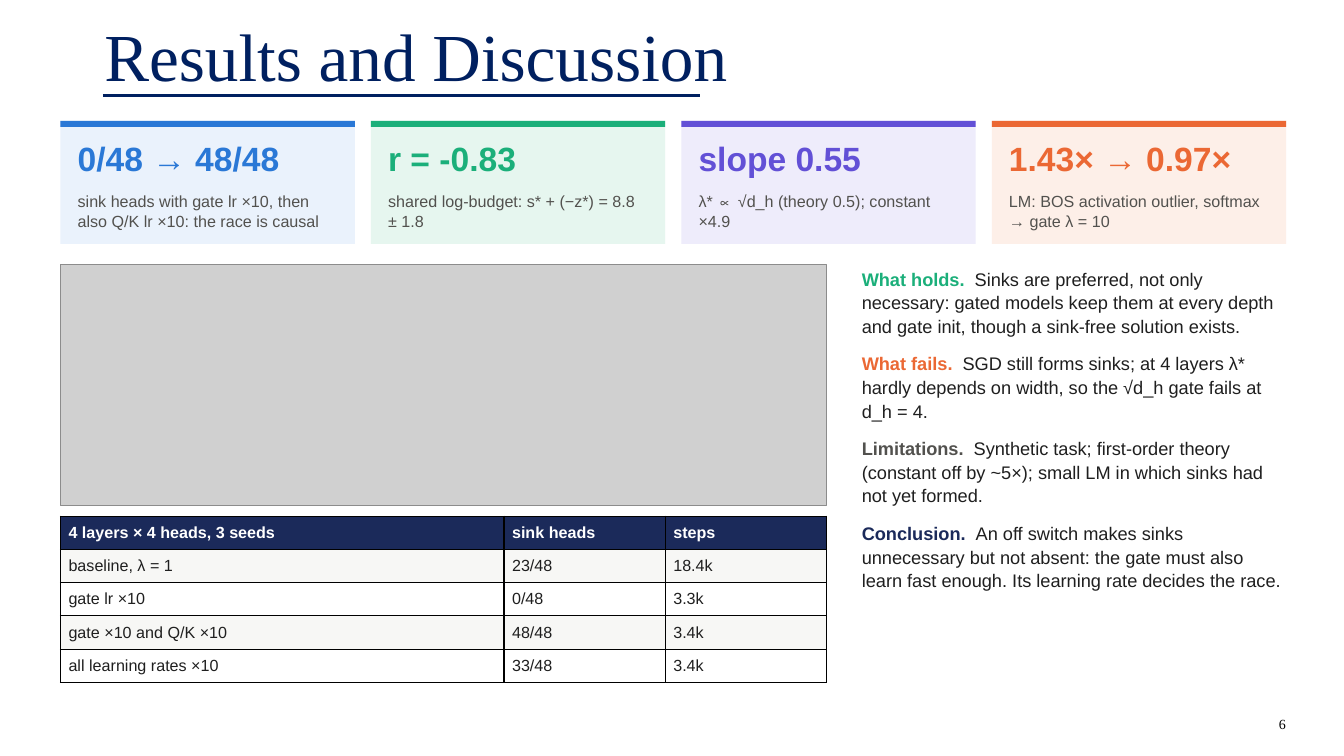
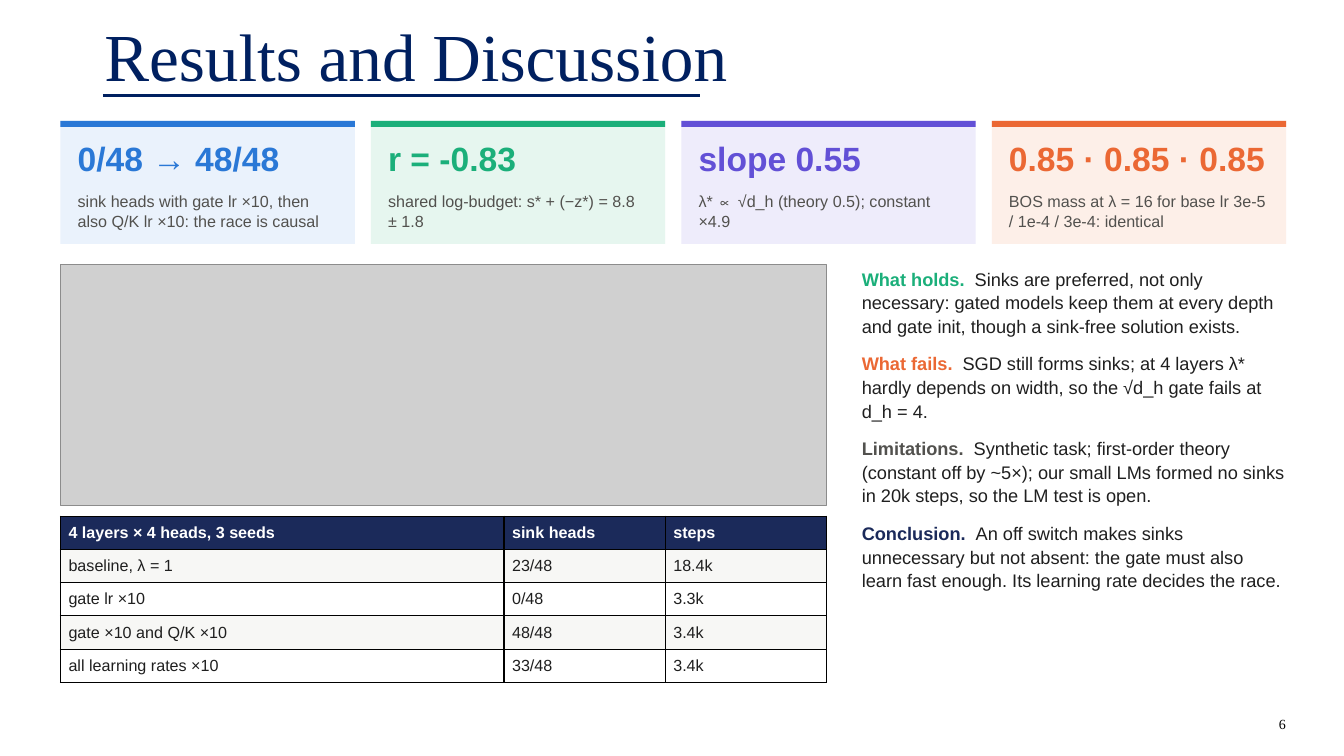
Before and after one commit to Adityakariwal/fllm-final-project, a slide deck: slide 6 of ppt/G28_presentation.pptx. Drawn at 1344x756 pixels with LibreOffice and Linux fonts; fonts in the diff are those of the drawing; grey boxes stand for pictures. Boxes give left, top, right and bottom in pixels: in the first picture for what was removed or moved away, otherwise in the second. Text is boxed around its words. In the diff, an @@ line names an element or a change of style, - is before the commit and + after.

Commit message:
Add LM run 2 and finalise report and slides
- results/lm: run 2 (packed random-offset chunks, 20k steps, 4 variants);
  no attention sink forms in any variant, so the LM evidence is reported as
  inconclusive (abstract, Sec. 9, contributions, limitations)
- report: run-2 paragraph and appendix figure (fig_lm2), model count 558,
  code URL; all numbers cross-checked against results/summary.json
- ppt: results card replaced by the base-lr invariance result; LM limitation
  updated; deck and PDF rebuilt
- README / reproduce.sh: LM run 2 (kaggle/jobs_lm2.txt)

```diff
--- a/ppt/G28_presentation.pptx
+++ b/ppt/G28_presentation.pptx
@@ text at box(1009, 147, 1264, 172): text changed @@
-1.43× → 0.97×
+0.85 · 0.85 · 0.85
@@ text at box(1009, 195, 1265, 227): text changed @@
-LM: BOS activation outlier, softmax → gate λ = 10
+BOS mass at λ = 16 for base lr 3e-5 / 1e-4 / 3e-4: identical
@@ text at box(862, 441, 1284, 506): text changed @@
-Limitations. Synthetic task; first-order theory (constant off by ~5×); small LM in which sinks had not yet formed.
+Limitations. Synthetic task; first-order theory (constant off by ~5×); our small LMs formed no sinks in 20k steps, so the LM test is open.
```
Also in this commit, not shown: 17 other files.
